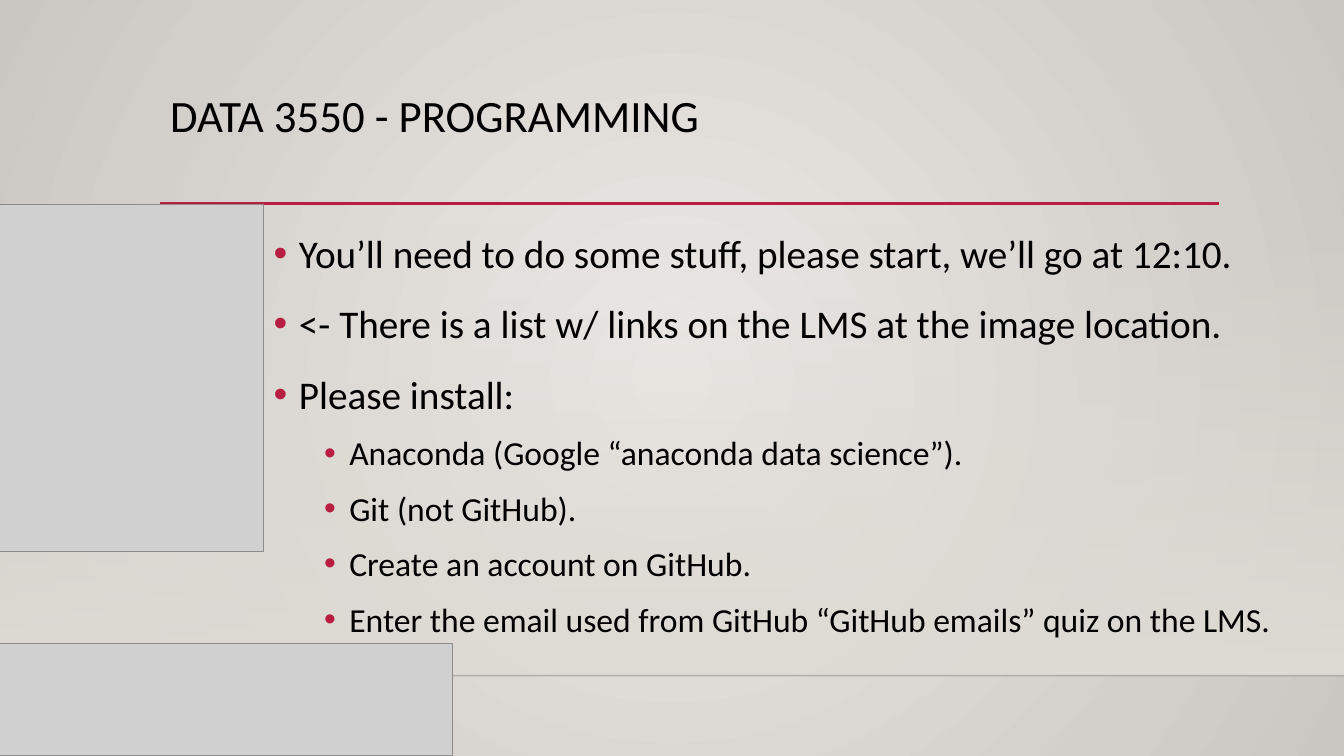
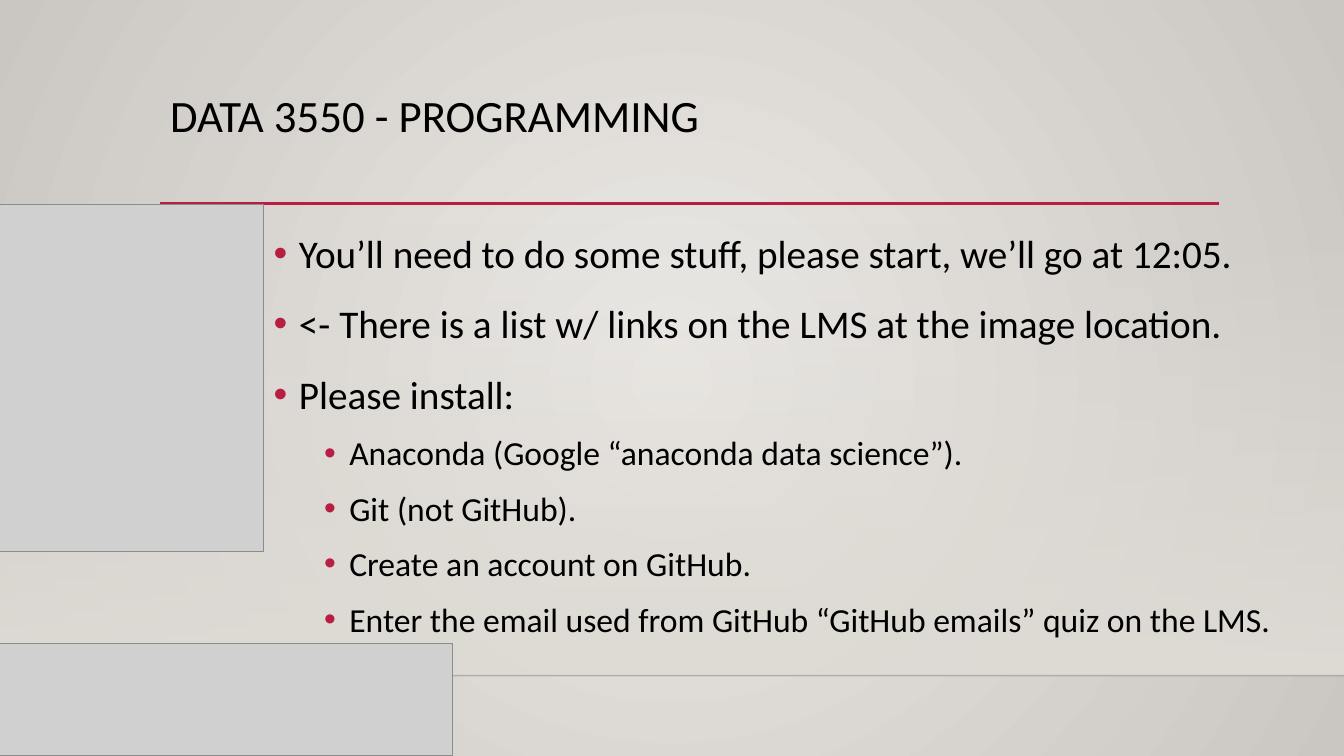
Before and after one commit to AkeemSemperDataScience/Programming_Basics_for_Machine_Learning_Students, a slide deck: slide 2 of reference_material/slides/001_intro_setup.pptx. Drawn at 1344x756 pixels with LibreOffice and Linux fonts; fonts in the diff are those of the drawing; grey boxes stand for pictures; background and template pictures are left out. Boxes give left, top, right and bottom in pixels: in the first picture for what was removed or moved away, otherwise in the second. Text is boxed around its words. In the diff, an @@ line names an element or a change of style, - is before the commit and + after.

```diff
--- a/reference_material/slides/001_intro_setup.pptx
+++ b/reference_material/slides/001_intro_setup.pptx
@@ text at [299, 240, 1232, 275]: text changed @@
-• You’ll need to do some stuff, please start, we’ll go at 12:10.
+• You’ll need to do some stuff, please start, we’ll go at 12:05.
```
Also in this commit, not shown: 1 other file.
